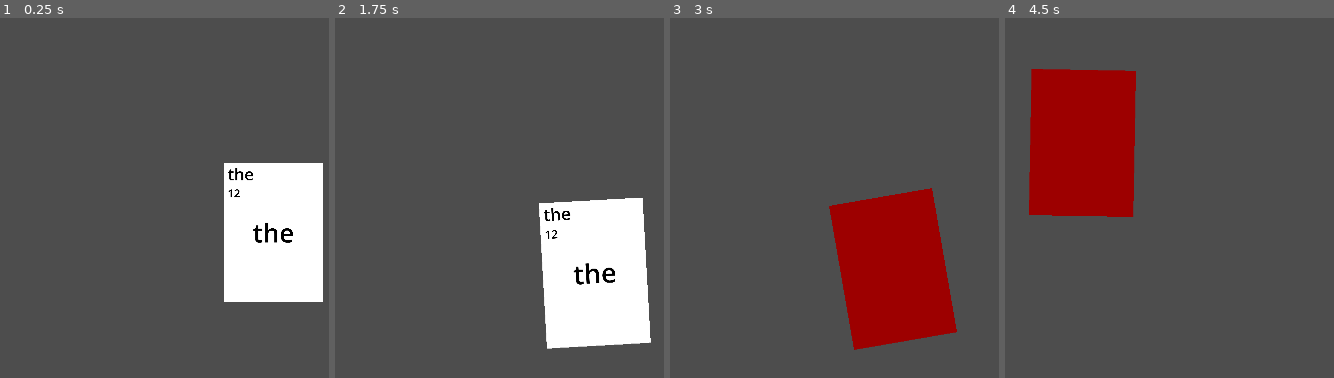
Above: before the commit, frames 1-4 (left to right).
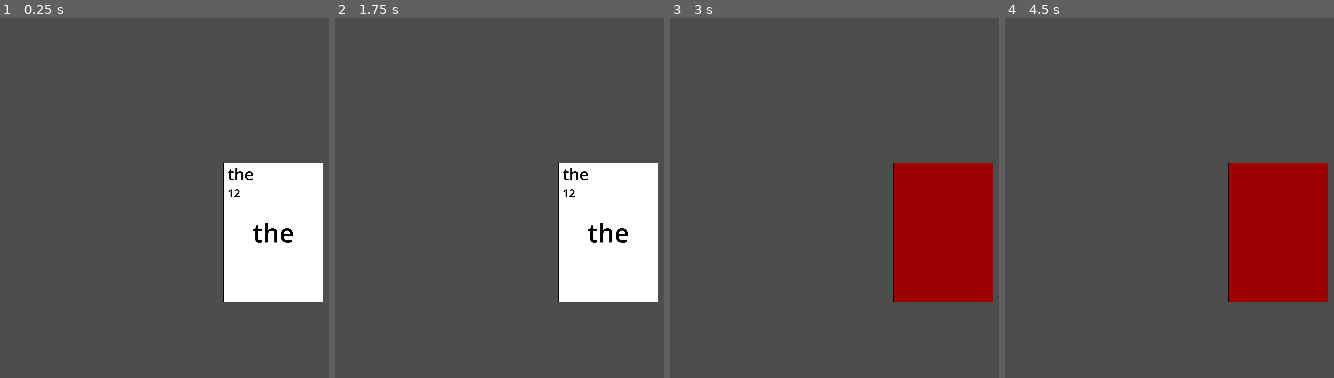
Above: after the commit, the same moments.

Repository: emrysshevek/word-smith
Game: Godot game, scene res://scenes/test.tscn
Two runs of this game, one before a commit and one after it. Both use one fixed random seed, a clock stepped at 60 frames per second and the inputs below.
Inputs (mouse positions are in pixels of both pictures, inside the frame that each line leads up to):
- Up to frame 1 (0.25 s): no input
- Up to frame 2 (1.75 s): tap Enter at 0.5 s; move the mouse to (outside the picture) at 0.52 s; hold Up (ui_up) 0.53-1.25 s; click (outside the picture) at 0.6 s; tap Space at 1.25 s; drag from (466, 234) to (585, 298) at 1.27 s
- Up to frame 3 (3 s): move the mouse to (outside the picture) at 2.02 s; hold Up (ui_up) 2.03-2.75 s; right-click (outside the picture) at 2.1 s; click (outside the picture) at 2.3 s; tap Enter at 2.75 s; drag from (920, 298) to (719, 144) at 2.77 s
- Up to frame 4 (4.5 s): move the mouse to (outside the picture) at 3.52 s; click (outside the picture) at 3.6 s; tap Space at 4.25 s; drag from (1054, 144) to (1176, 97) at 4.27 s

The runs differ from the first frame. In frame 1, 0.1% of the frame differs, in the area x 67-69%, y 40-79%; in frame 2, 10%; in frame 3, 16%; in frame 4, 25%, in the area x 7-99%, y 14-79%.

Commit message:
pile spacing is FINALLY correct

Diff:
--- a/card/card.gd
+++ b/card/card.gd
@@ -29,8 +29,8 @@
 @export var rot_speed: float = PI * 4
 
 @export_category("Nodes")
-@export var front: Node
-@export var back: Node
+@export var front: Sprite2D
+@export var back: Sprite2D
 @export var top_label: Label
 @export var center_label: Label
 @export var score_label: Label
--- a/card/card.tscn
+++ b/card/card.tscn
@@ -1,11 +1,19 @@
 [gd_scene format=3 uid="uid://be1cwkcep3l6v"]
 
 [ext_resource type="Script" uid="uid://d3jc8pnoer46h" path="res://card/card.gd" id="1_fjcud"]
-[ext_resource type="Script" uid="uid://b77v2nyxxxqsv" path="res://state_machine/state_machine.gd" id="2_fdnr0"]
 [ext_resource type="Script" uid="uid://dohang1jh8opp" path="res://card/behavior/card_idle_state.gd" id="3_346uv"]
 [ext_resource type="Script" uid="uid://2q03bme1exlt" path="res://card/behavior/card_hover_state.gd" id="4_i6okx"]
 [ext_resource type="Script" uid="uid://dn1aix3oxbmwp" path="res://card/behavior/card_select_state.gd" id="5_346uv"]
 [ext_resource type="Script" uid="uid://6842xqsxe4uh" path="res://card/behavior/card_drag_state.gd" id="6_i6okx"]
+
+[sub_resource type="Gradient" id="Gradient_346uv"]
+offsets = PackedFloat32Array(0)
+colors = PackedColorArray(0, 0, 0, 1)
+
+[sub_resource type="GradientTexture2D" id="GradientTexture2D_i6okx"]
+gradient = SubResource("Gradient_346uv")
+width = 775
+height = 1084
 
 [sub_resource type="Gradient" id="Gradient_fjcud"]
 offsets = PackedFloat32Array(0)
@@ -32,6 +40,9 @@
 top_label = NodePath("Front/Control/MarginContainer/DisplayTop/ValueLabelTop")
 center_label = NodePath("Front/Control/MarginContainer/ValueLabelCenter")
 score_label = NodePath("Front/Control/MarginContainer/DisplayTop/ScoreLabel")
+
+[node name="Outline" type="Sprite2D" parent="." unique_id=745311116]
+texture = SubResource("GradientTexture2D_i6okx")
 
 [node name="Front" type="Sprite2D" parent="." unique_id=452406505]
 texture = SubResource("GradientTexture2D_trrkg")
@@ -101,7 +112,6 @@
 grow_vertical = 2
 
 [node name="StateMachine" type="Node" parent="." unique_id=1957252773]
-script = ExtResource("2_fdnr0")
 
 [node name="Idle" type="Node" parent="StateMachine" unique_id=581653510]
 script = ExtResource("3_346uv")
--- a/pile/pile.gd
+++ b/pile/pile.gd
@@ -1,5 +1,9 @@
 class_name Pile
 extends Container
+
+
+@export var move_speed := 2000.0
+@export var rot_speed: float = PI * 4
 
 var _elem_props: Dictionary[Node, PileElement]
 var elements: Array[Node]
@@ -15,16 +19,35 @@
 		self.center = center
 
 
+func _notification(what: int) -> void:
+	if what == NOTIFICATION_SORT_CHILDREN:
+		_sort_elements()
 
-func _physics_process(delta: float) -> void:
-	if NOTIFICATION_SORT_CHILDREN:
-		_sort_elements()
+
+var c1: Vector2
+func _physics_process(_delta: float) -> void:
+	if Input.is_action_just_pressed("lmb"):
+		c1 = get_global_mouse_position()
+	elif Input.is_action_just_released("lmb"):
+		_reposition_with_corners(c1, get_global_mouse_position())
+
+	if Input.is_action_just_pressed("ui_up"):
+		var card: Card = preload("res://card/card.tscn").instantiate()
+		card.scale = Vector2(.5,.5)
+		add_child(card)
+		add_element(card, card.back.texture.get_size() * card.scale)
+		#add_element(card, card.back.texture.get_size() * card.scale + Vector2(20,0))
+
+		queue_sort()
+
 
 
 func add_element(element: Node, elem_size:=Vector2.ZERO, elem_center:=Vector2.ZERO, index:=-1) -> void:
 	assert(element not in elements)
-
-	elements.insert(index, element)
+	if index == -1:
+		elements.append(element)
+	else:
+		elements.insert(index, element)
 	_elem_props[element] = PileElement.new(elem_size, elem_center)
 
 	queue_sort()
@@ -62,23 +85,74 @@
 		return
 
 	var dir := int(size.y >= size.x)
-	var max_required_size: Vector2 = elements.reduce(func(elem, sum): elem.size, Vector2.ZERO)
-	var width: float = min(max_required_size[dir], size[dir])
-	var scale_factor = size[dir] / width
-
-	var start_pos = global_position + (size / 2)
+	var total_required_size: Vector2 = elements.reduce(func(sum, elem): return sum + _elem_props[elem]["size"], Vector2.ZERO)
+	var max_width: float = elements.reduce(
+		func(max_val, elem):
+			if _elem_props[elem]["size"][dir] > max_val:
+				return _elem_props[elem]["size"][dir]
+			else:
+				return max_val,
+		0
+	)
+	var width: float = min(total_required_size[dir], size[dir])
+	var scale_factor = (width - _elem_props[elements[-1]]["size"][dir]) / (total_required_size[dir] - _elem_props[elements[-1]]["size"][dir])
+	if width < max_width:
+		scale_factor = 0
+	#var start_pos = global_position
+	#start_pos[1-dir] += size[1-dir] / 2
+	#var end_pos = global_position + size
+	#end_pos[1-dir] -= size[1-dir] /2
+	#end_pos[dir] -= elements[-1]
+	var center_pos = global_position + (size / 2)
+	var start_pos = center_pos
+	if max_width > width:
+		start_pos[dir] -= max_width / 2
 	start_pos[dir] -= width / 2
 
+	# "center" = center - position.
+	# Vector pointing from element's global_position to its center
 	var curr_pos: Vector2 = start_pos
 	for element in elements:
-		curr_pos[dir] += element.center[dir]
-		var center_offset = _elem_props[element].center
+		# initialize offset to center element at curr pos
+		var offset: Vector2 = -_elem_props[element]["center"]
+		# shift by half element width so edge is positioned at curr_pos
+		# account for scale factor so everything is squished consistently
+		offset[dir] += _elem_props[element]["size"][dir] / 2
 
+		#_move_element(element, curr_pos + offset)
+		element.global_position = curr_pos + offset
+
+		# shift curr_pos by width of element for next element
+		var shift: float = max(3, _elem_props[element]["size"][dir] * scale_factor)
+		curr_pos[dir] += shift
+
+
+
+func _move_element(element: Node, coordinates: Vector2) -> void:
+	var move_duration = global_position.distance_to(coordinates) / move_speed
+	var direction = global_position.direction_to(coordinates).rotated(PI/2)
+	if coordinates.y > global_position.y:
+		direction *= -1
+	var angle = (Vector2(1,-1) * direction).angle()
+	var rot_time_required = abs(angle) / rot_speed
+	var rot_duration = min(move_duration, rot_time_required)
+	var max_rotation = min(abs(rot_speed * rot_duration), PI/3)
+	var allowed_rotation = min(abs(angle), max_rotation)
+	angle = clamp(angle, -allowed_rotation, allowed_rotation)
+
+	var tween := get_tree().create_tween()
+	tween.set_parallel()
+	var move_tween = tween.tween_property(self, "global_position", coordinates, move_duration)
+	move_tween.set_ease(Tween.EASE_OUT).set_trans(Tween.TRANS_EXPO)
+	tween.tween_property(element, "rotation", -angle, rot_duration)
+	tween.tween_property(self, "rotation", 0, rot_duration).set_delay(move_duration * .5)
 
 
 func _reposition_with_area(pos: Vector2, area: Vector2) -> void:
 	global_position = pos
 	size = area
+
+	queue_sort()
 
 
 func _reposition_with_corners(corner1: Vector2, corner2: Vector2) -> void:
@@ -88,6 +162,13 @@
 	global_position = top_left
 	size = bot_right - top_left
 
+	$ColorRect.size = size
+	$ColorRect.global_position = global_position
+
+	print("Pile position: %s, size: %s" % [global_position, size])
+
+	queue_sort()
+
 
 #region Input testing
 #endregion
--- a/pile/pile.tscn
+++ b/pile/pile.tscn
@@ -11,5 +11,8 @@
 script = ExtResource("1_ebf4s")
 
 [node name="ColorRect" type="ColorRect" parent="." unique_id=1701847895]
+z_index = 1
 layout_mode = 2
+size_flags_horizontal = 3
+size_flags_vertical = 3
 color = Color(0, 0.3137255, 0.050980393, 0.5568628)
